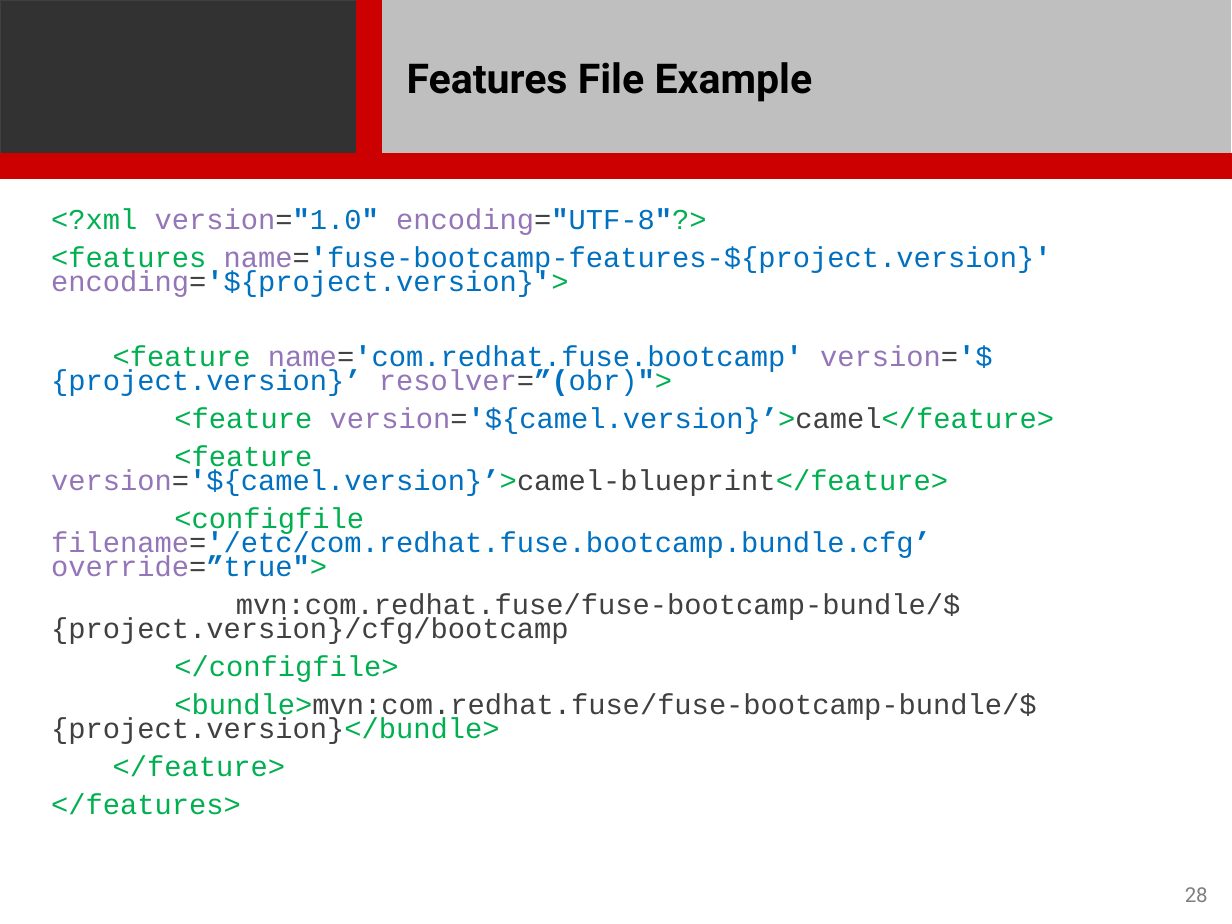
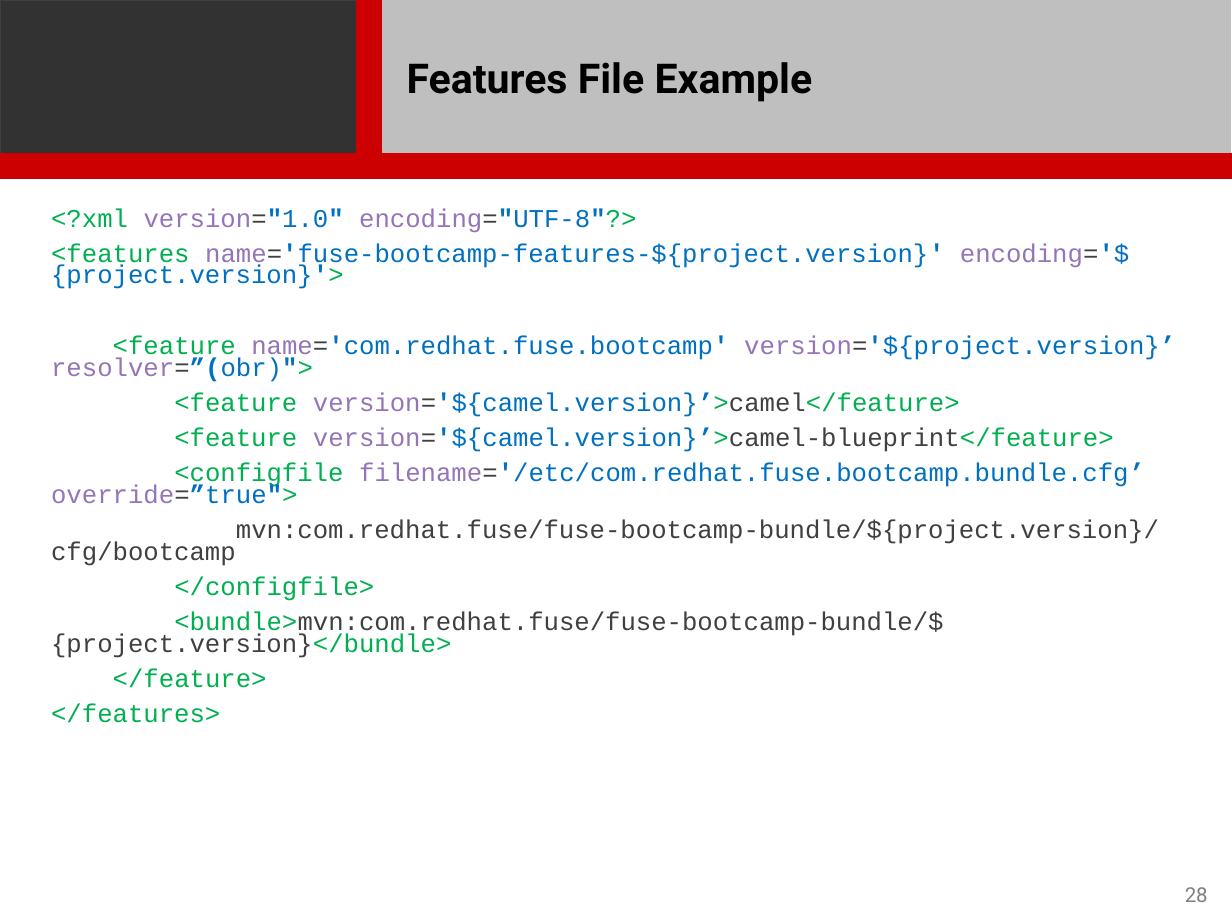
Before and after one commit to rstroop/nch-bootcamp, a slide deck: slide 28 of presentations/Fuse/Fuse.pptx. Drawn at 1232x924 pixels with LibreOffice and Linux fonts; fonts in the diff are those of the drawing; background and template pictures are left out. Boxes give left, top, right and bottom in pixels: in the first picture for what was removed or moved away, otherwise in the second. Text is boxed around its words. In the diff, an @@ line names an element or a change of style, - is before the commit and + after.

```diff
--- a/presentations/Fuse/Fuse.pptx
+++ b/presentations/Fuse/Fuse.pptx
@@ text "<?xml version="1.0" encoding="UTF-8"?>" at bbox=[51, 208, 1175, 723]: size 16.8 to 15 pt @@
```
Also in this commit, not shown: 2 slides added.
